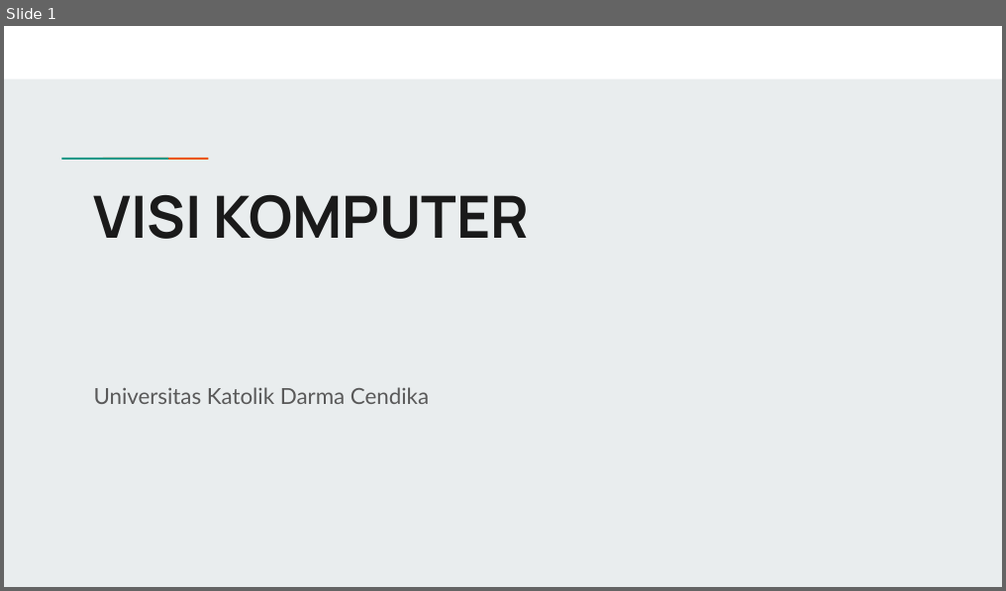
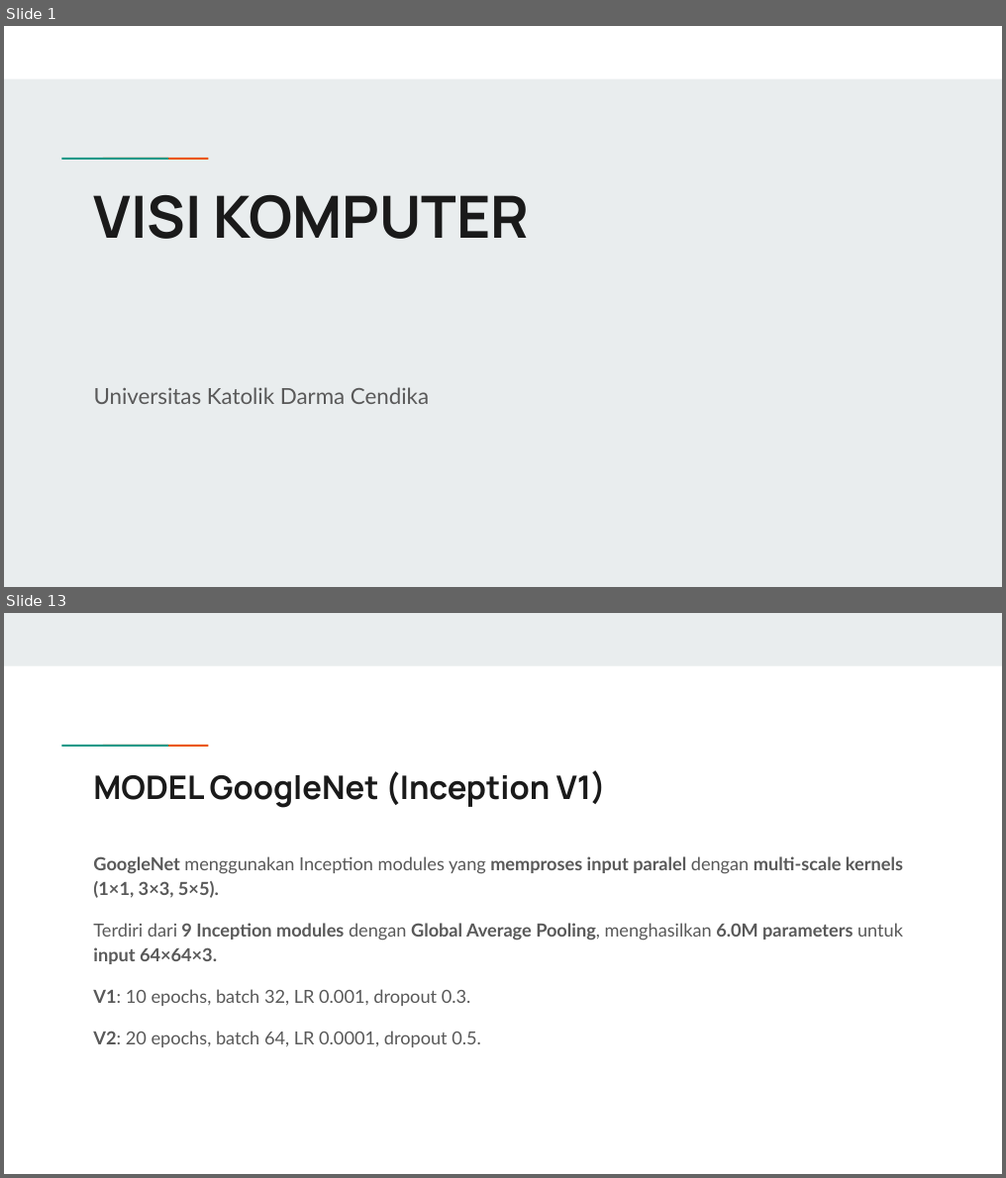
Before and after one commit to RepoGarage/federico-cv2, a slide deck: VISI_KOMPUTER_TRY_ALGORITHM.pptx. Shown one above the other, each under a label of ours: slide 1 before the commit, slides 1 and 13 after it; the slides between them are not shown. The pictures are 1006x591 and 1006x1178 pixels, drawn with LibreOffice and Linux fonts; fonts in the diff are those of the drawing. Boxes give left, top, right and bottom in pixels: in the first picture for what was removed or moved away, otherwise in the second. Text is boxed around its words. In the diff, an @@ line names an element or a change of style, - is before the commit and + after.

```diff
--- a/VISI_KOMPUTER_TRY_ALGORITHM.pptx
+++ b/VISI_KOMPUTER_TRY_ALGORITHM.pptx
@@ slide 13 added at (4, 613, 1002, 1174), background #FFFFFF; not listed: 2 template elements that a slide beside it also shows @@
@@ rectangle added at (4, 613, 1002, 665), fill #E9EDEE @@
@@ title added at (93, 770, 606, 808), 23.4 pt, text #1A1A1A, bold @@
+MODEL GoogleNet (Inception V1)
@@ text added at (93, 857, 903, 1048), 13 pt, text #595959 @@
+GoogleNet menggunakan Inception modules yang memproses input paralel dengan multi-scale kernels (1×1, 3×3, 5×5).
+Terdiri dari 9 Inception modules dengan Global Average Pooling, menghasilkan 6.0M parameters untuk input 64×64×3.
+V1: 10 epochs, batch 32, LR 0.001, dropout 0.3.
+V2: 20 epochs, batch 64, LR 0.0001, dropout 0.5.
```
Also in this commit, not shown: 8 slides changed, 30 other slides added, 44 slides removed, 15 other files.
